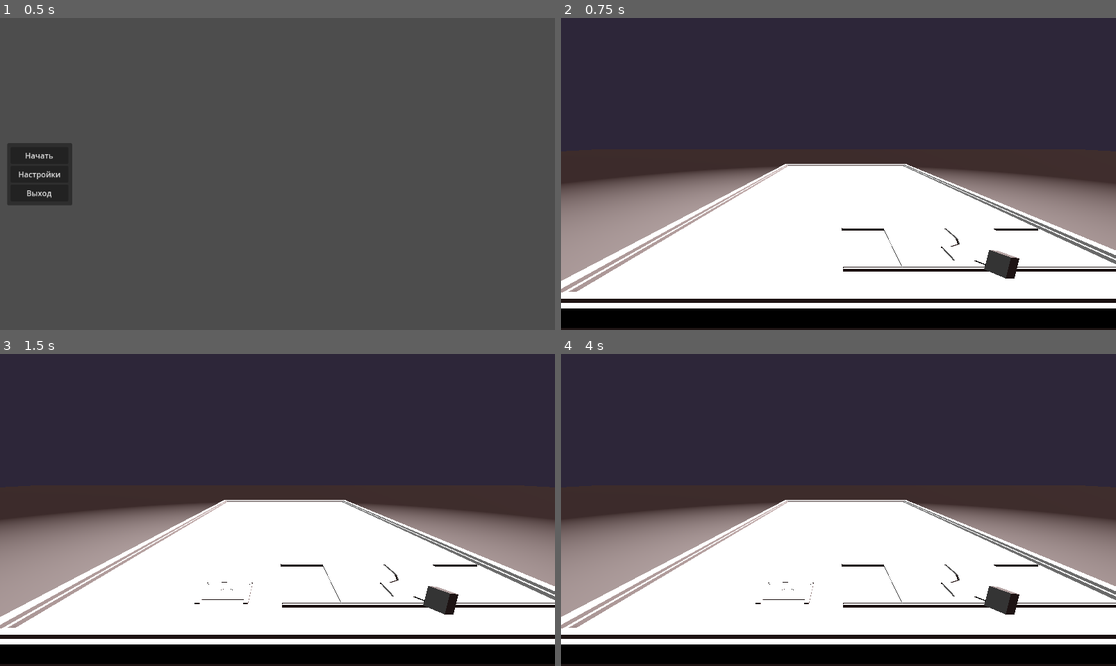
Above: before the commit, frames 1-4 (two rows, left to right).
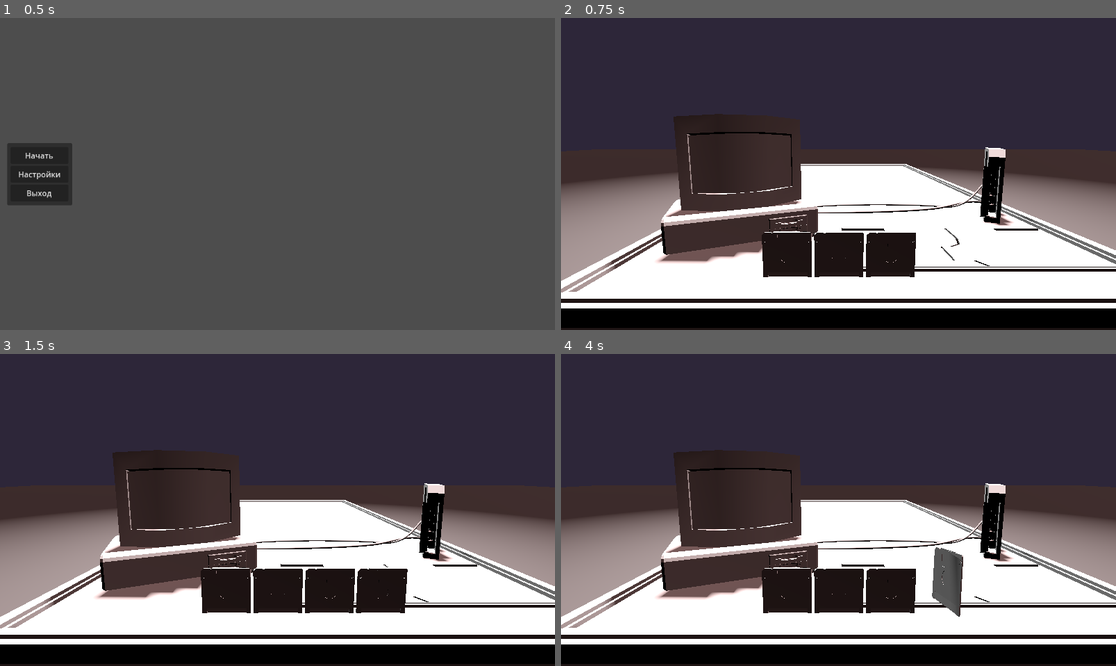
Above: after the commit, the same moments.

Repository: sudo-m3z1m/Summer-Game-Forge
Game: Godot game, scene res://game/userInterface/main_menu.tscn
The game is run twice, just before and just after one commit, with the same random seed, the same clock (stepped at 60 frames per second) and the same inputs.
Inputs (mouse positions are in pixels of both pictures, inside the frame that each line leads up to):
- Up to frame 1 (0.5 s): no input
- Up to frame 2 (0.75 s): click "Начать" at 0.5 s
- Up to frame 3 (1.5 s): tap Enter at 1.25 s; move the mouse to (399, 494) at 1.27 s; hold Up (ui_up) from 1.28 s (still down); click (399, 494) at 1.35 s
- Up to frame 4 (4 s): tap Space at 2, 3.5 s; move the mouse to (727, 525) at 2.02 s; release Up (ui_up) at 2.03 s; hold Down (ui_down) 2.03-2.78 s; click (727, 525) at 2.1 s; tap Enter at 2.75 s; move the mouse to (894, 441) at 2.77 s; hold Up (ui_up) from 2.78 s (still down); click (894, 441) at 2.85 s; move the mouse to (810, 572) at 3.52 s; click (810, 572) at 3.6 s

Frame 1 is identical in both runs. In frame 2, 13% of the frame differs, in the area x 8-85%, y 30-84%; in frame 3, 14%; in frame 4, 14%.

Commit message:
floppy disk changed, deck changed, in progress controller

Diff:
--- a/game/Disks/floppy_disk.tscn
+++ b/game/Disks/floppy_disk.tscn
@@ -13,10 +13,13 @@
 [node name="Model" type="Node3D" parent="."]
 
 [node name="Discette" parent="Model" instance=ExtResource("2_6hb6w")]
-transform = Transform3D(-0.05, 4.37114e-09, 1.91069e-16, 0, -2.18557e-09, 0.05, 4.37114e-09, 0.05, 2.18557e-09, 0, -0.0692028, 0)
+transform = Transform3D(-0.05, 0, 4.37114e-09, 0, 0.05, 0, -4.37114e-09, 0, -0.05, 0, 0, 0)
+
+[node name="Cube" parent="Model/Discette" index="0"]
+transform = Transform3D(1.41995, 0, 0, 0, 1.41995, 0, 0, 0, 1.41995, -1.22253e-07, 0, -1.39841)
 
 [node name="CollisionShape3D" type="CollisionShape3D" parent="."]
-transform = Transform3D(1, 0, 0, 0, 1, 0, 0, 0, 1, 2.98023e-08, -0.000499994, 2.98023e-08)
+transform = Transform3D(1, 0, 0, 0, -4.37114e-08, -1, 0, 1, -4.37114e-08, 2.98023e-08, -0.000499994, 2.98023e-08)
 shape = SubResource("BoxShape3D_j74kb")
 
 [editable path="Model/Discette"]
--- a/game/main/deck.gd
+++ b/game/main/deck.gd
@@ -21,6 +21,6 @@
 	return disks.find(disk)
 
 func get_selected():
-	for disk in disks_container:
+	for disk in disks_container.get_children():
 		if disk.is_selected:
 			return disk
--- a/game/main/grab_floppy_disk.gd
+++ b/game/main/grab_floppy_disk.gd
@@ -8,8 +8,9 @@
 	var disk = deck.get_selected()
 	disk.reparent(hand_marker)
 	get_tree().create_tween().tween_property(disk, "global_position", hand_marker.global_position, 0.5)
-	get_tree().create_tween().tween_property(disk, "global_rotation", hand_marker.global_rotation, 0.5)
-	hand_marker.global_position
+	disk.look_at(disk.to_local(get_viewport().get_camera_3d().global_position))
+	disk.get_child(0).rotation.y = 90
+	#hand_marker.global_position
 
 func update(delta: float):
 	super(delta)
--- a/game/main/main.tscn
+++ b/game/main/main.tscn
@@ -5,13 +5,13 @@
 [ext_resource type="Script" path="res://game/game_manager.gd" id="3_0r2dt"]
 [ext_resource type="Script" path="res://game/main/controller.gd" id="3_q38pu"]
 [ext_resource type="Script" path="res://game/main/controller/turn.gd" id="4_h85v6"]
-[ext_resource type="PackedScene" path="res://game/main/table.tscn" id="4_vweva"]
+[ext_resource type="PackedScene" uid="uid://csawkuvkki2bh" path="res://game/main/table.tscn" id="4_vweva"]
 [ext_resource type="Script" path="res://game/main/deck.gd" id="5_bocpp"]
 [ext_resource type="Script" path="res://game/main/controller/choosing_action.gd" id="5_egoav"]
 [ext_resource type="Script" path="res://game/main/grab_floppy_disk.gd" id="6_ebyv6"]
 [ext_resource type="Script" path="res://game/main/disks_container.gd" id="6_vxhaq"]
-[ext_resource type="PackedScene" uid="uid://bm5d1mj11vs8i" path="res://game/Disks/floppy_disc.tscn" id="7_w047m"]
 [ext_resource type="PackedScene" uid="uid://4i1fo2eorva8" path="res://assets/Monitor/PC.glb" id="10_np8uh"]
+[ext_resource type="PackedScene" uid="uid://cgebrvbe4tbx0" path="res://game/Disks/floppy_disk.tscn" id="11_auavb"]
 
 [sub_resource type="Environment" id="Environment_yrohi"]
 background_mode = 1
@@ -178,11 +178,11 @@
 is_onecolumn = false
 disks_in_column = 4
 
-[node name="FloppyDisk" parent="World/Deck/DisksContainer" instance=ExtResource("7_w047m")]
+[node name="FloppyDisk" parent="World/Deck/DisksContainer" instance=ExtResource("11_auavb")]
 
-[node name="FloppyDisk2" parent="World/Deck/DisksContainer" instance=ExtResource("7_w047m")]
+[node name="FloppyDisk2" parent="World/Deck/DisksContainer" instance=ExtResource("11_auavb")]
 
-[node name="FloppyDisk3" parent="World/Deck/DisksContainer" instance=ExtResource("7_w047m")]
+[node name="FloppyDisk3" parent="World/Deck/DisksContainer" instance=ExtResource("11_auavb")]
 
 [node name="PC" parent="World" instance=ExtResource("10_np8uh")]
 transform = Transform3D(-1, 0, -8.74228e-08, 0, 1, 0, 8.74228e-08, 0, -1, 1, 0, 0)
@@ -191,6 +191,4 @@
 
 [node name="HandMarker3D" type="Marker3D" parent="World"]
 transform = Transform3D(0.56834, -0.257453, -0.781478, 0.0195148, 0.953736, -0.30001, 0.822563, 0.155258, 0.547071, -0.4, 0.5, -1.6)
-
-[node name="CSGBox3D" type="CSGBox3D" parent="World/HandMarker3D"]
-size = Vector3(0.05, 0.05, 0.05)
+gizmo_extents = 0.1
Not shown: 1 places in game/userInterface/reviews.tscn that only renumber resources
